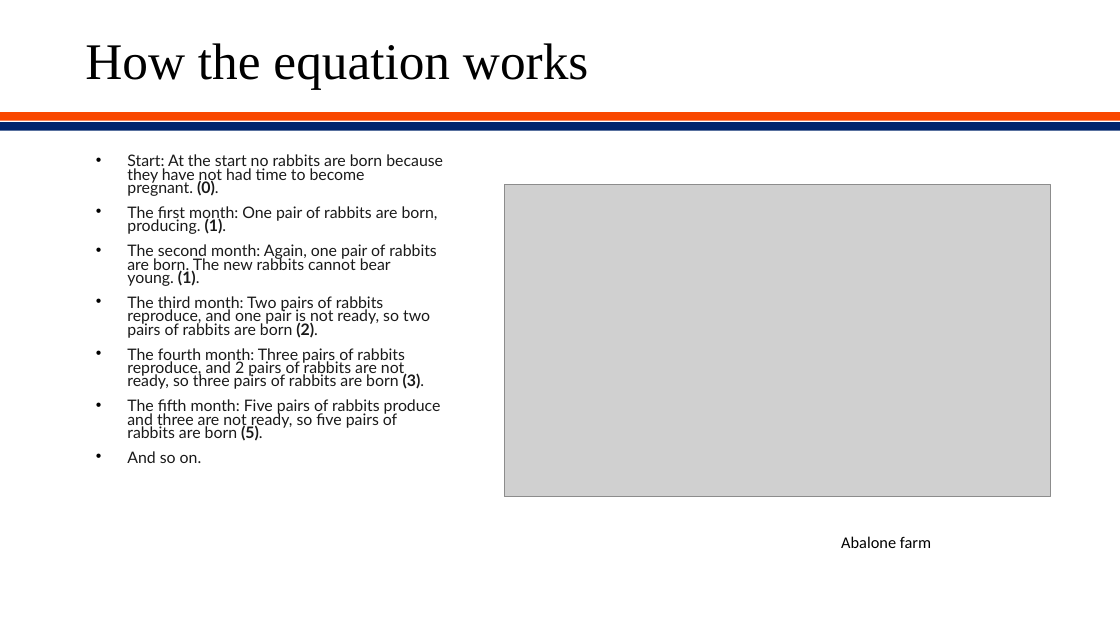
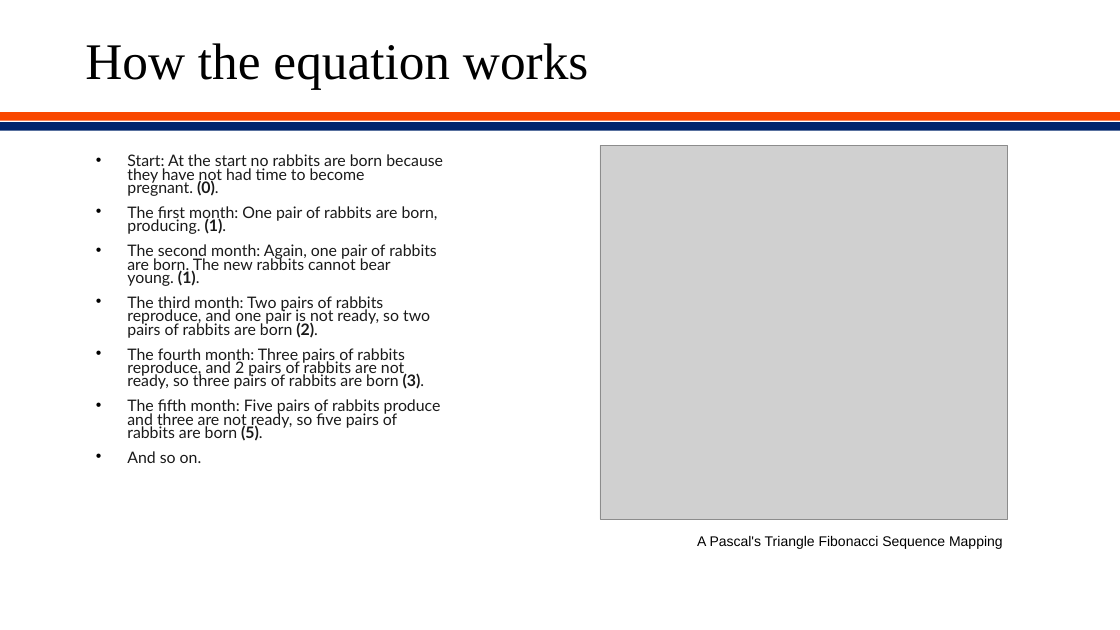
Before and after one commit to Applied-Machine-Learning-2022/final-project-eliteai-morgan, a slide deck: slide 5 of AMLI Capstone PowerPoint.pptx. Drawn at 1120x630 pixels with LibreOffice and Linux fonts; fonts in the diff are those of the drawing; grey boxes stand for pictures; background and template pictures are left out. Boxes give left, top, right and bottom in pixels: in the first picture for what was removed or moved away, otherwise in the second. Text is boxed around its words. In the diff, an @@ line names an element or a change of style, - is before the commit and + after.

```diff
--- a/AMLI Capstone PowerPoint.pptx
+++ b/AMLI Capstone PowerPoint.pptx
@@ picture: place and size @@
-picture at (504, 185, 1050, 497)
+picture at (600, 145, 1007, 519)
@@ text at (697, 536, 1003, 549): text changed; size 14 to 12 pt; font Calibri to Arial @@
-Abalone farm
+  A Pascal's Triangle Fibonacci Sequence Mapping
```
Also in this commit, not shown: 2 other slides changed, 5 other files.
